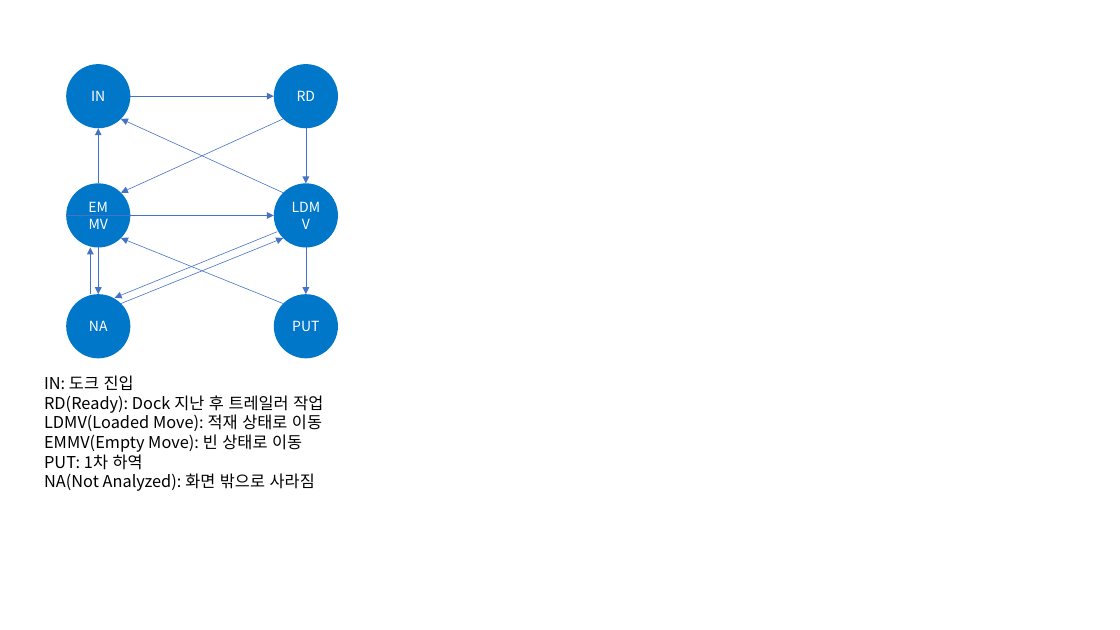
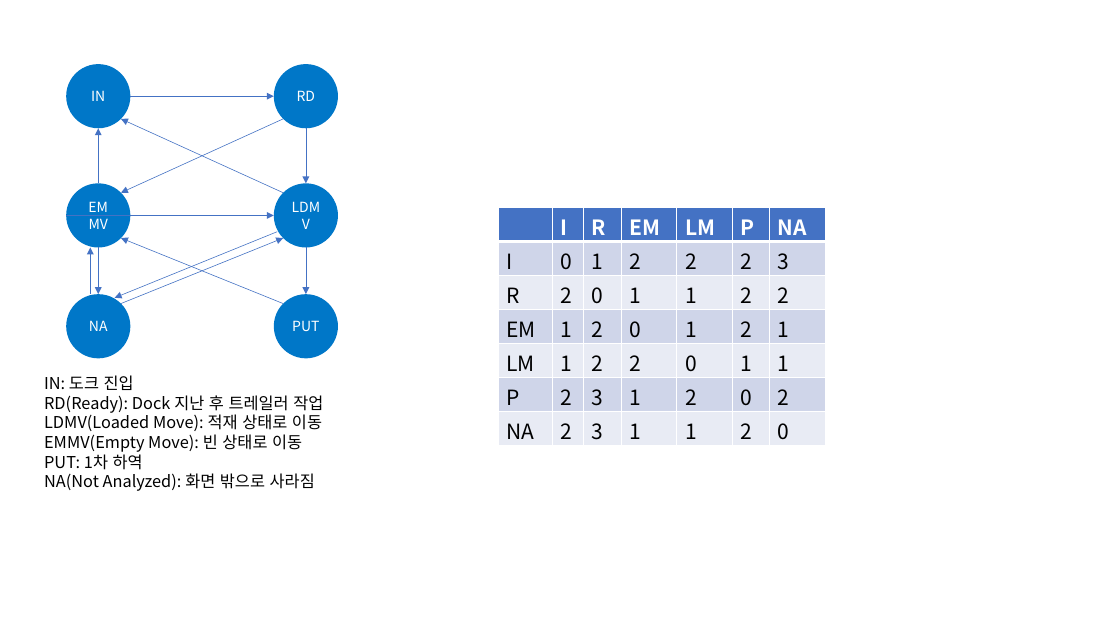
Before and after one commit to SimonWithWoogi/MnS_Papers, a slide deck: slide 4 of Paper/HumanDT/그림자료.pptx. Drawn at 1120x630 pixels with LibreOffice and Linux fonts; fonts in the diff are those of the drawing. Boxes give left, top, right and bottom in pixels: in the first picture for what was removed or moved away, otherwise in the second. Text is boxed around its words. In the diff, an @@ line names an element or a change of style, - is before the commit and + after.

```diff
--- a/Paper/HumanDT/그림자료.pptx
+++ b/Paper/HumanDT/그림자료.pptx
@@ table added at (498, 207, 826, 445), 7 rows, 7 columns @@
+ | I | R | EM | LM | P | NA
+I | 0 | 1 | 2 | 2 | 2 | 3
+R | 2 | 0 | 1 | 1 | 2 | 2
+EM | 1 | 2 | 0 | 1 | 2 | 1
+LM | 1 | 2 | 2 | 0 | 1 | 1
+P | 2 | 3 | 1 | 2 | 0 | 2
+NA | 2 | 3 | 1 | 1 | 2 | 0
```
Also in this commit, not shown: 1 slide added.
